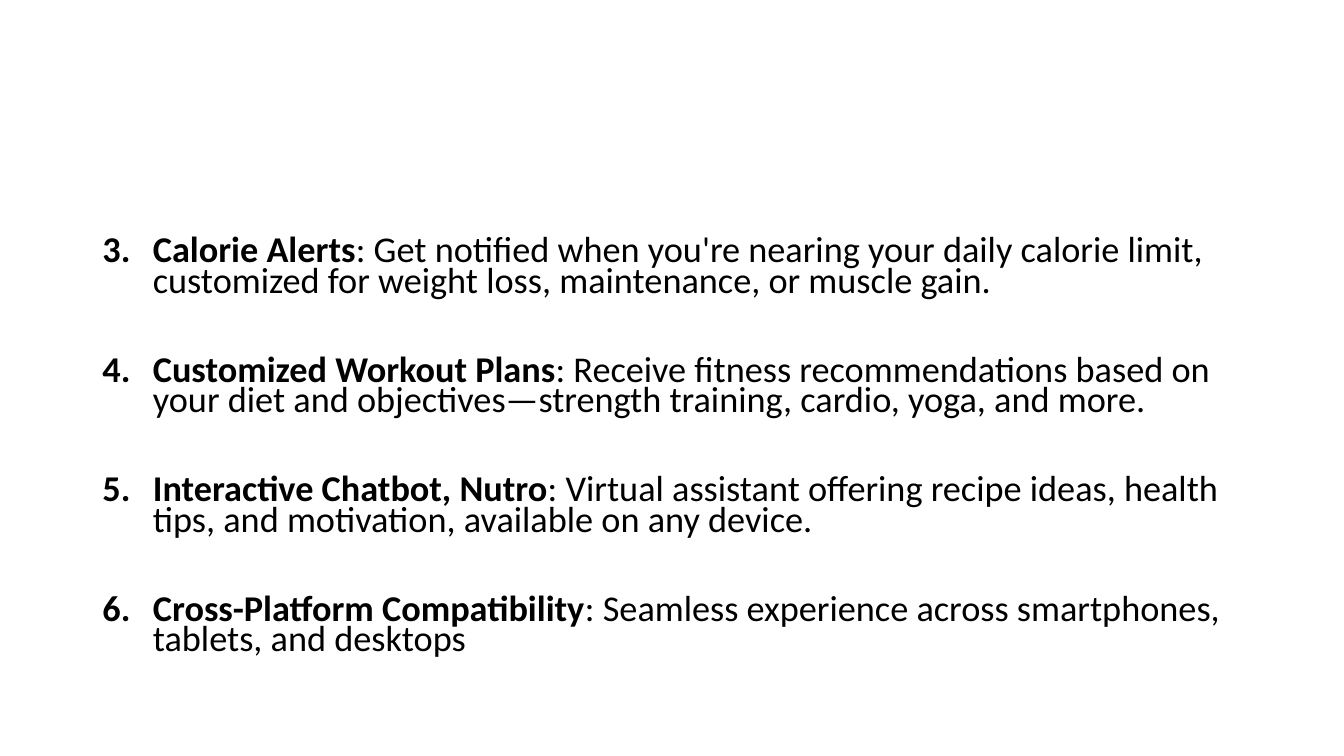
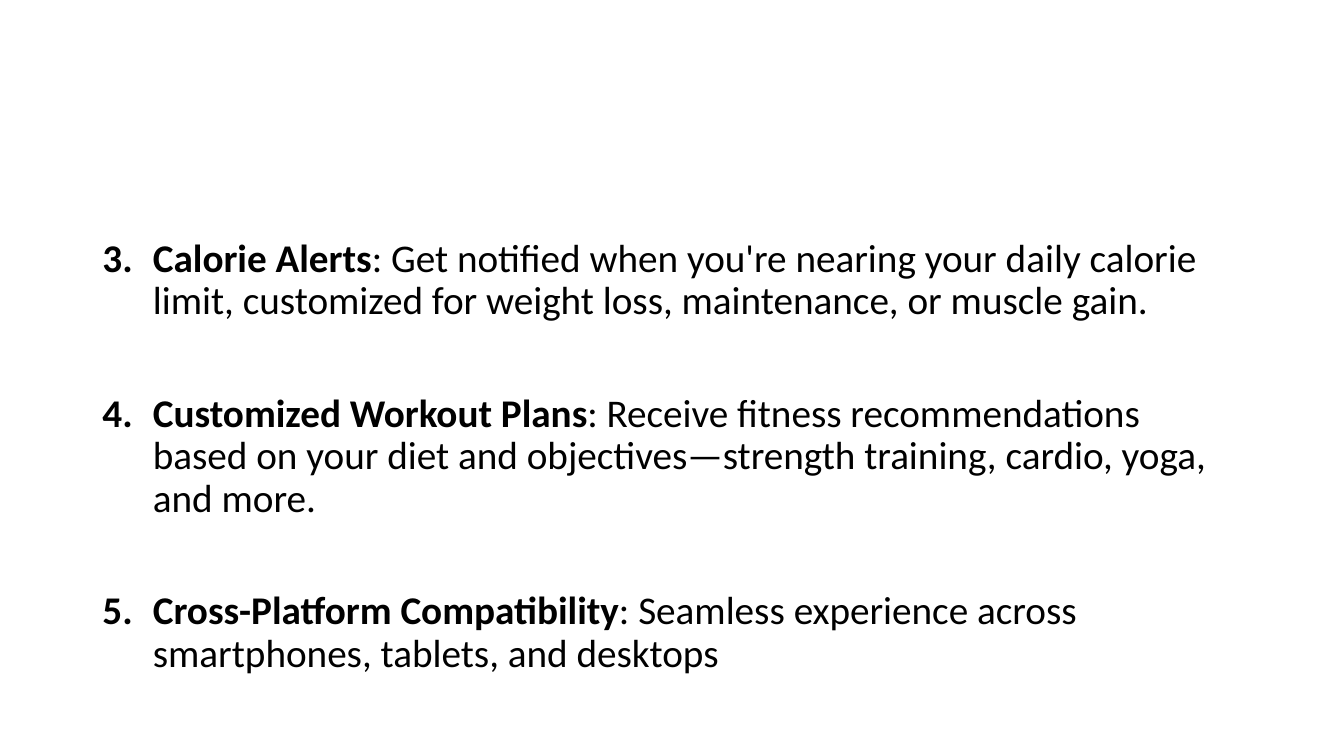
Before and after one commit to amanpratapsingh0210/Health_Mate, a slide deck: slide 4 of healthmate presentation.pptx. Drawn at 1344x756 pixels with LibreOffice and Linux fonts; fonts in the diff are those of the drawing. Boxes give left, top, right and bottom in pixels: in the first picture for what was removed or moved away, otherwise in the second. Text is boxed around its words. In the diff, an @@ line names an element or a change of style, - is before the commit and + after.

```diff
--- a/healthmate presentation.pptx
+++ b/healthmate presentation.pptx
@@ text "Calorie Alerts: Get notified when ..." at [153, 244, 1206, 674]: size 25.9 to 28 pt; line spacing 0.7 to 0.9 @@
@@ text at [153, 475, 1218, 538]: paragraph removed @@
-5. Interactive Chatbot, Nutro: Virtual assistant offering recipe ideas, health tips, and motivation, available on any device.
```
Also in this commit, not shown: 3 other slides changed, 7 other files.
